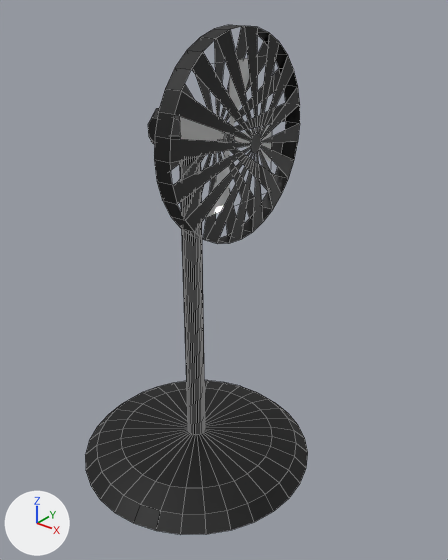
A saved change to the FBX model PaintSim/Assets/WillModel/Fan.fbx.
One viewpoint serves both versions: a camera (50 mm lens) standing at (2.96, -3.31, 3.83) and looking at (0.23, 0.1, 1.71). The lights are fixed; the arrows at lower left show +X, +Y and +Z. Mesh edges are drawn as thin lines. Vertices at the same position are counted once.

Before the edit, the objects in view are built like this:
```python
me_circle = bpy.data.meshes.new('Circle')
me_circle.from_pydata(...)  # 353 vertices, 253 faces; spans x -1.0..1.0, y -1.0..1.0, z 0.0..3.57
me_circle.materials.append(mat_body)  # black #000000
me_circle_001 = bpy.data.meshes.new('Circle.001')
me_circle_001.from_pydata(...)  # 4 vertices, 1 face; spans x -0.215, y -0.5..0.495, z -0.496..0.499
me_circle_001.materials.append(mat_blade)
# before: 0 (-0.215, -0.5, 0.499) at pixel (177, 68), 1 (-0.215, -0.5, -0.496) at pixel (182, 227), 2 (-0.215, 0.495, 0.499), 3 (-0.215, 0.495, -0.496) at pixel (269, 191)
ob_blade = bpy.data.objects.new('Blade', me_circle_001)
ob_blade.location = (0.581, 0.002, 2.858)
ob_body = bpy.data.objects.new('Body', me_circle)
ob_body.location = (0.0, 0.0, 0.0)
```
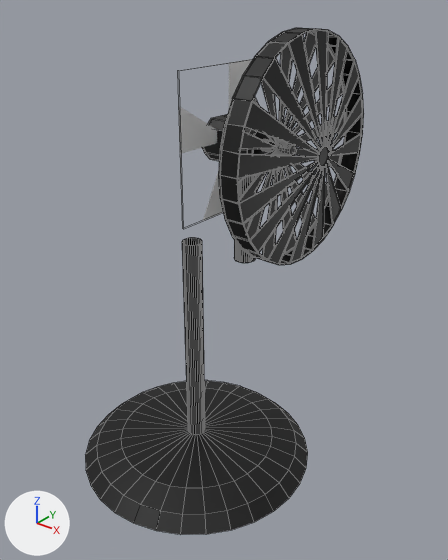
Location of each change, (x1, y1, x2, y2) in pixels of the pictures (448 x 560 px):
'Body', reshaped: before (85, 25, 308, 535); after (85, 238, 308, 535)
'Fan_Top', added: after (202, 28, 364, 265)
'Blade', reshaped: before (179, 58, 272, 219); after (178, 59, 253, 220)
part 2 of me_circle, deleted: before (219, 131, 234, 142)
part 3 of me_circle, cut back: before (148, 25, 300, 434); after (182, 238, 205, 434)

The change in detail:
me_circle_001 is used by ob_blade; location (0.581, 0.002, 2.858).
Verts and faces of me_circle_001; kept vertices keep their numbers, new ones are numbered from 4.
me_circle_001 had 4 vertices, 1 face and spanned x -0.215, y -0.5..0.495, z -0.496..0.499.
me_circle_001 now has 8 vertices, 6 faces and spans x -0.225..-0.215, y -0.496..0.499, z -0.509..0.486.
Part 1, on me_circle_001:
Vertices deleted: 0 to 3 (with the faces that use them).
New vertex 4 is at (-0.225, -0.496, 0.486).
New vertex 5 is at (-0.225, 0.499, 0.486).
New vertex 6 is at (-0.225, 0.499, -0.509).
New vertex 7 is at (-0.225, -0.496, -0.509).
New vertices 8 to 11 stand at vertices 4 to 7, in that order, plus (0.01, 0.0, 0.0).
New faces: (8, 11, 10, 9), (4, 5, 6, 7), (4, 7, 11, 8), (6, 10, 11, 7), (4, 8, 9, 5), (5, 9, 10, 6).
me_circle is used by ob_body; location (0.0, 0.0, 0.0).
me_circle had 353 vertices, 253 faces and spanned x -1.0..1.0, y -1.0..1.0, z 0.0..3.57.
me_circle now has 200 vertices, 129 faces and spans x -1.0..1.0, y -1.0..1.0, z 0.0..3.57.
me_circle part 2: the loose piece of 64 vertices spanning x 0.14..0.37, y -0.04..0.04, z 2.82..2.9 is deleted.
Part 3, on me_circle:
89 vertices are removed from x -0.27..0.58, y -0.71..0.71, z 2.15..3.57.
90 faces are deleted.
32 vertices in x -0.08..0.08, y -0.08..0.08, z 2.72 move by (0.0, 0.0, -0.71).
Mesh me_circle_003 is new.
It has 812 vertices, 860 faces and spans x -0.35..0.51, y -0.72..0.72, z -0.01..1.55.
It uses material mat_body (black #000000).
Object 'Fan_Top' (ob_fan_top) is new; it shows me_circle_003.
Its location is (0.581, 0.002, 2.021).
